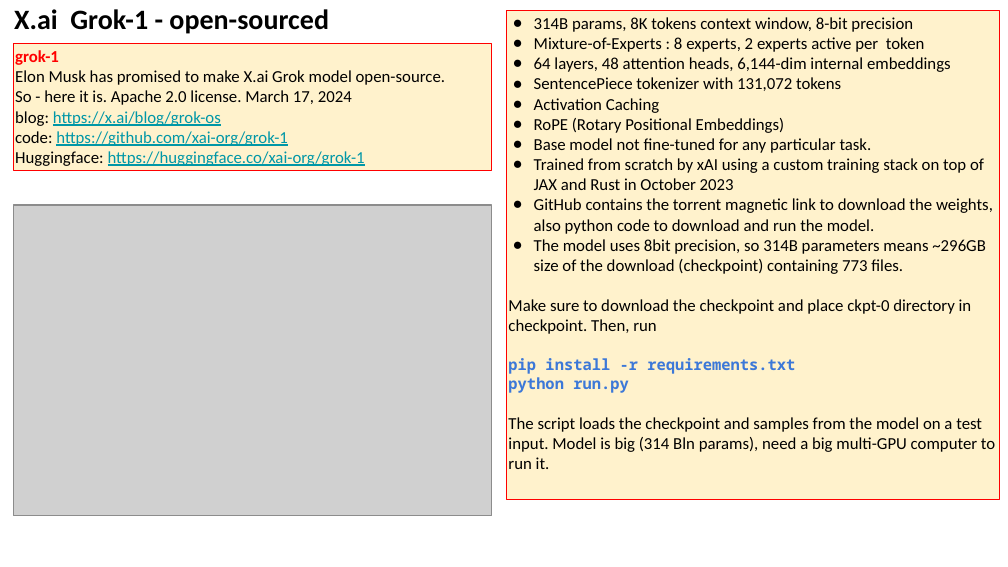
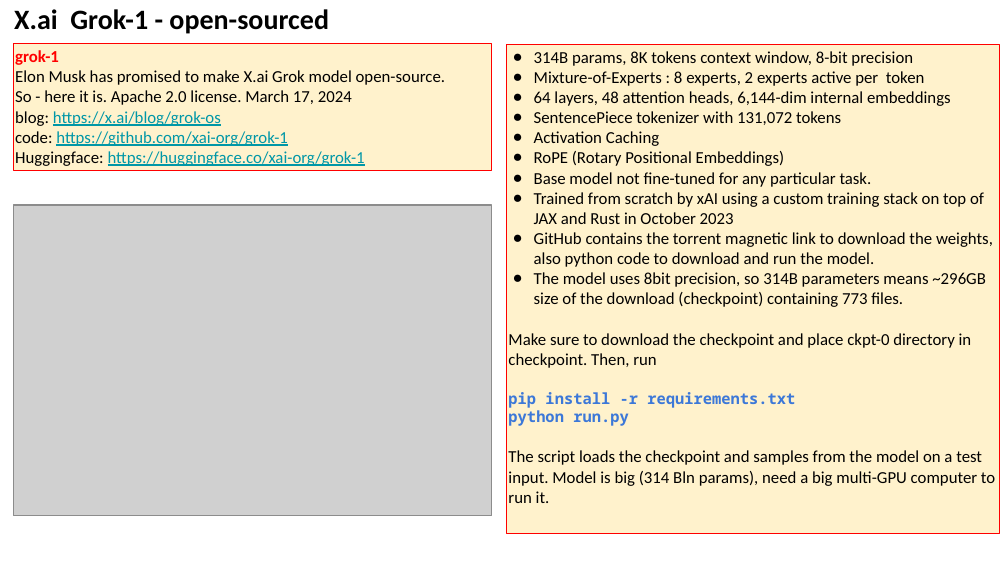
Before and after one commit to lselector/seminar, a slide deck: slide 7 of 2024/2024-03-22-AI-Updates.pptx (slide 6 before the commit). Drawn at 1008x567 pixels with LibreOffice and Linux fonts; fonts in the diff are those of the drawing; grey boxes stand for pictures. Boxes give left, top, right and bottom in pixels: in the first picture for what was removed or moved away, otherwise in the second. Text is boxed around its words. In the diff, an @@ line names an element or a change of style, - is before the commit and + after.

```diff
--- a/2024/2024-03-22-AI-Updates.pptx
+++ b/2024/2024-03-22-AI-Updates.pptx
@@ rectangle "314B params, 8K tokens context ...": place and size @@
-rectangle "314B params, 8K tokens context ..." at (506, 11, 999, 500)
+rectangle "314B params, 8K tokens context ..." at (506, 44, 999, 533)
```
Also in this commit, not shown: 1 other slide changed, 1 slide added.
